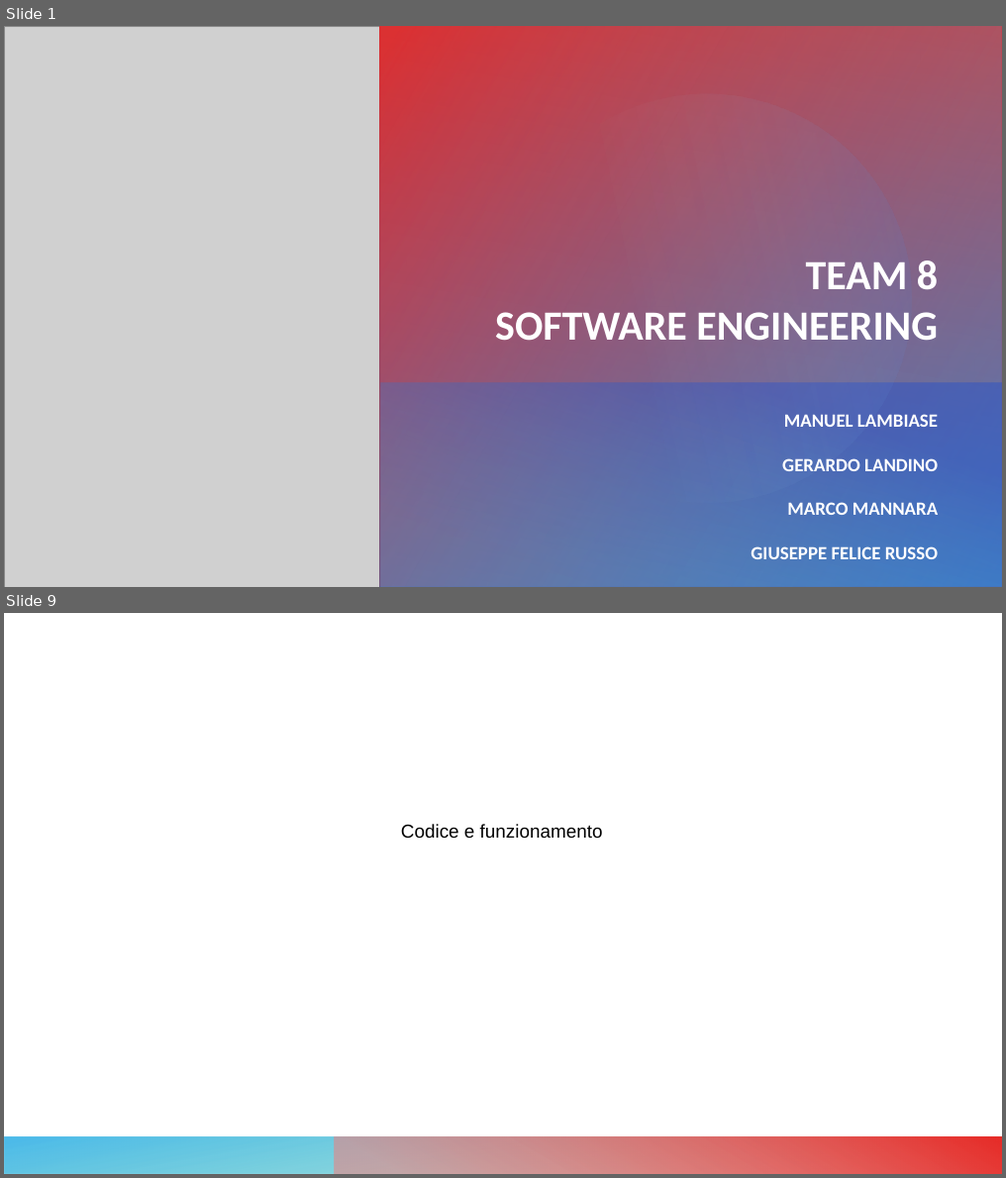
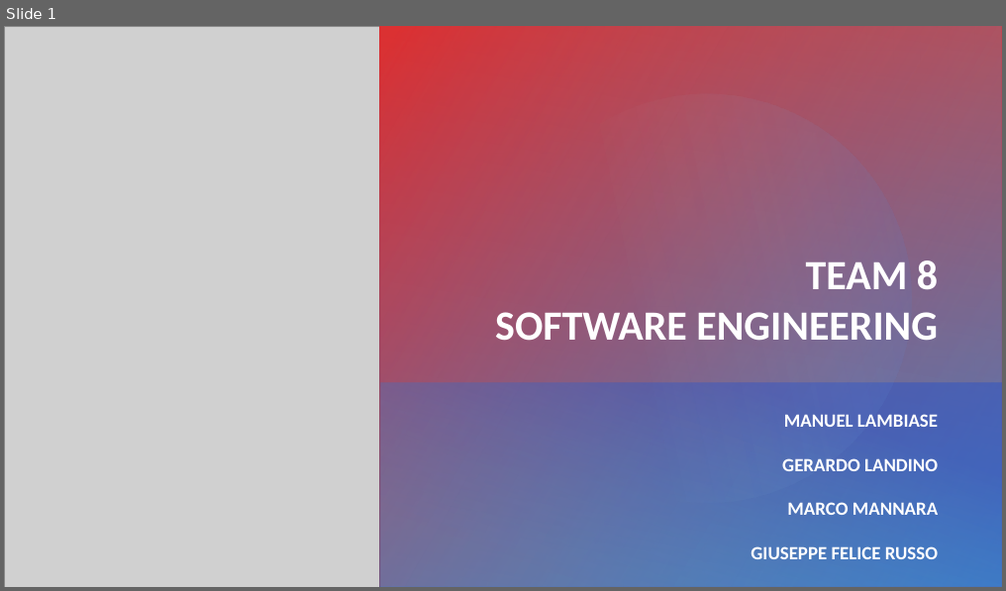
Before and after one commit to giuseppefrusso/Team8SE, a slide deck: Team 8 finale.pptx. Shown one above the other, each under a label of ours: slides 1 and 9 before the commit, slide 1 after it; the slides between them are not shown. The pictures are 1006x1178 and 1006x591 pixels, drawn with LibreOffice and Linux fonts; fonts in the diff are those of the drawing; grey boxes stand for pictures. Boxes give left, top, right and bottom in pixels: in the first picture for what was removed or moved away, otherwise in the second. Text is boxed around its words. In the diff, an @@ line names an element or a change of style, - is before the commit and + after.

```diff
--- a/Team 8 finale.pptx
+++ b/Team 8 finale.pptx
@@ slide 9 removed at <box>4,613,1002,1174</box>, background #FFFFFF; not listed: 2 template elements that a slide beside it also shows @@
@@ text removed at <box>401,824,603,839</box> @@
-Codice e funzionamento
```
Also in this commit, not shown: 7 slides changed, 1 slide added.
